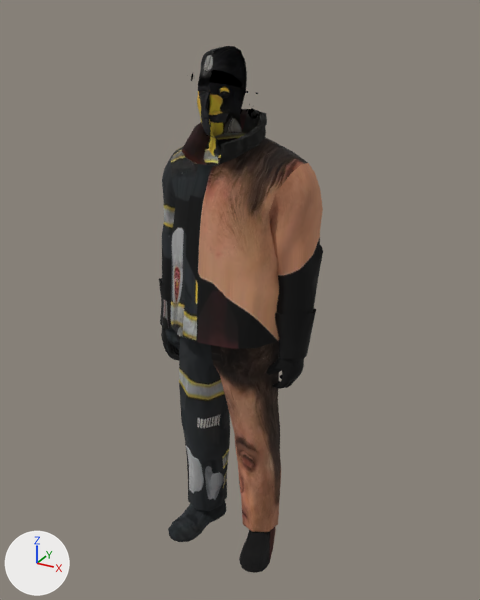
Before and after pictures for a commit that changed the glTF model public/models/people/fire-m01.glb.
One viewpoint serves both versions: a 50 mm lens placed at (1.024, -1.776, 0.908), pointed at (0.022, 0.046, -0.003). The axes (+X, +Y, +Z) are drawn at lower left. The lights are the same throughout. The older version comes first. Objects named as collision shapes, trigger or cutter boxes, shadow casters or lower levels of detail are left out. Vertices at exactly the same position are counted once.

Objects in the first picture: 'lod0'.
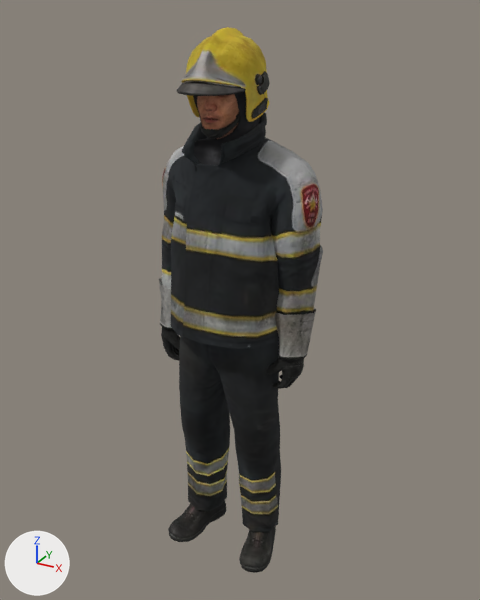
Patch to the scene script:
```diff
--- a/public/models/people/fire-m01.glb.py
+++ b/public/models/people/fire-m01.glb.py
@@ me_lod0 @@
 # used by ob_lod0; location = (0.0, 0.0, 0.0)
-me_lod0.from_pydata(...)  # 2532 vertices, 5000 faces; spans x -0.3..0.3, y -0.18..0.18, z -1.0..0.86
+me_lod0.from_pydata(...)  # 4046 vertices, 7999 faces; spans x -0.3..0.3, y -0.19..0.18, z -1.0..0.86
+# me_lod0 part 1: 137 vertices moved within x -0.26..0.27, y -0.11..0.14, z -0.26..0.78; 1436 vertices added at x -0.3..0.3, y -0.19..0.18, z -0.58..0.86
+# me_lod0 part 2: 78 vertices added at x -0.21..0.21, y -0.15..0.12, z -1.0..-0.83
+# me_lod0 part 3: 2331 kept faces spanning x -0.3..0.3, y -0.18..0.18, z -1.0..0.85 get new texture (UV) coordinates
 me_lod0.materials.append(mat_body)
```

What differs and where, as boxes (x1, y1, x2, y2) in the pictures (480 x 600 px):
'lod0', reshaped
    before: (159, 46, 323, 573)
    after: (159, 27, 323, 573)
part 1 of me_lod0, built on
    before: (175, 68, 303, 388)
    after: (159, 27, 323, 485)
part 2 of me_lod0, added
    after: (169, 474, 280, 568)
part 3 of me_lod0, surface changed (brown to grey)
    before: (159, 49, 323, 573)
    after: (159, 29, 323, 573)
